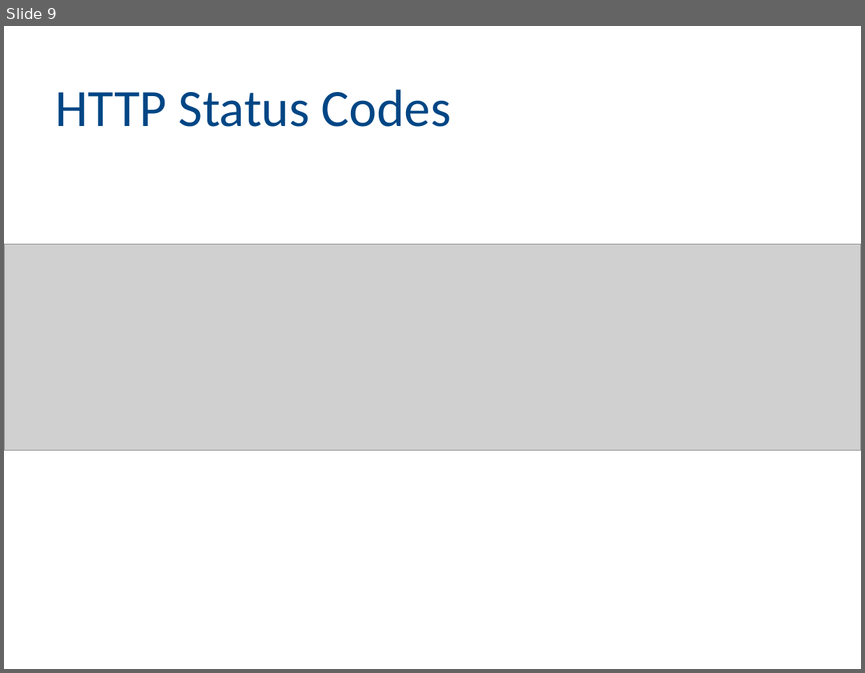
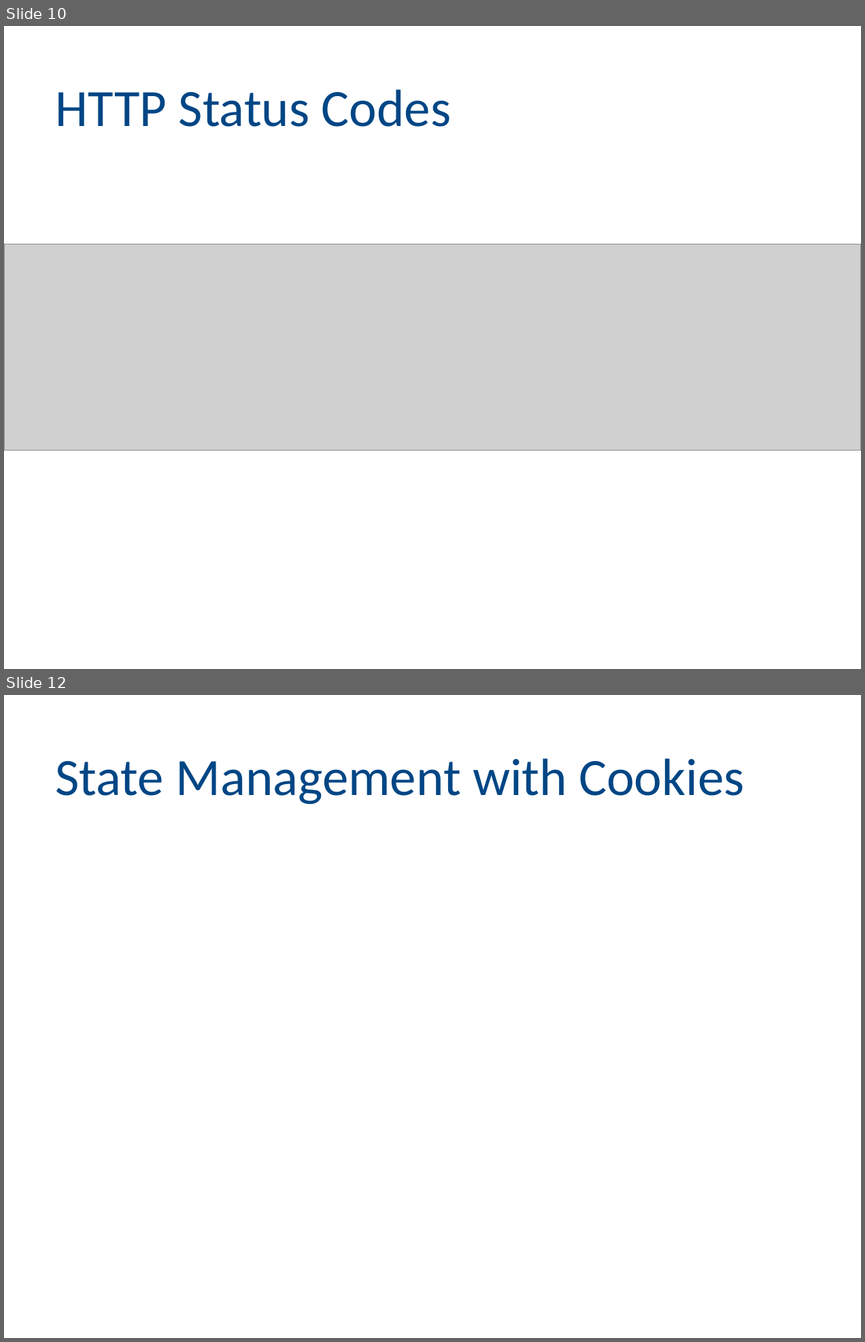
Before and after one commit to michaelhidalgo/7WCSQ, a slide deck: Presentation/Training.pptx. Shown one above the other, each under a label of ours: slide 9 before the commit, slides 10 and 12 after it; the slides between them are not shown. The pictures are 865x673 and 865x1342 pixels, drawn with LibreOffice and Linux fonts; fonts in the diff are those of the drawing; grey boxes stand for pictures; background and template pictures are left out. Boxes give left, top, right and bottom in pixels: in the first picture for what was removed or moved away, otherwise in the second. Text is boxed around its words. In the diff, an @@ line names an element or a change of style, - is before the commit and + after.

```diff
--- a/Presentation/Training.pptx
+++ b/Presentation/Training.pptx
@@ slide 12 added at <box>4,695,861,1338</box>, background picture (left out) @@
@@ title added at <box>56,758,744,804</box>, 44 pt, text #004685 @@
+State Management with Cookies
@@ what was slide 9 is now slide 10 @@
```
Also in this commit, not shown: 2 slides changed, 4 other slides added.
